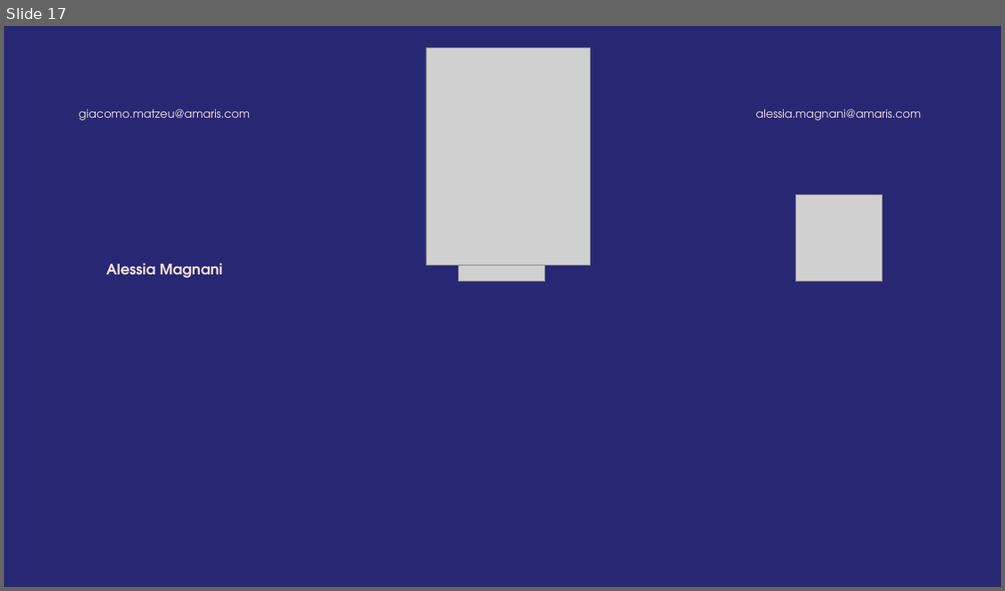
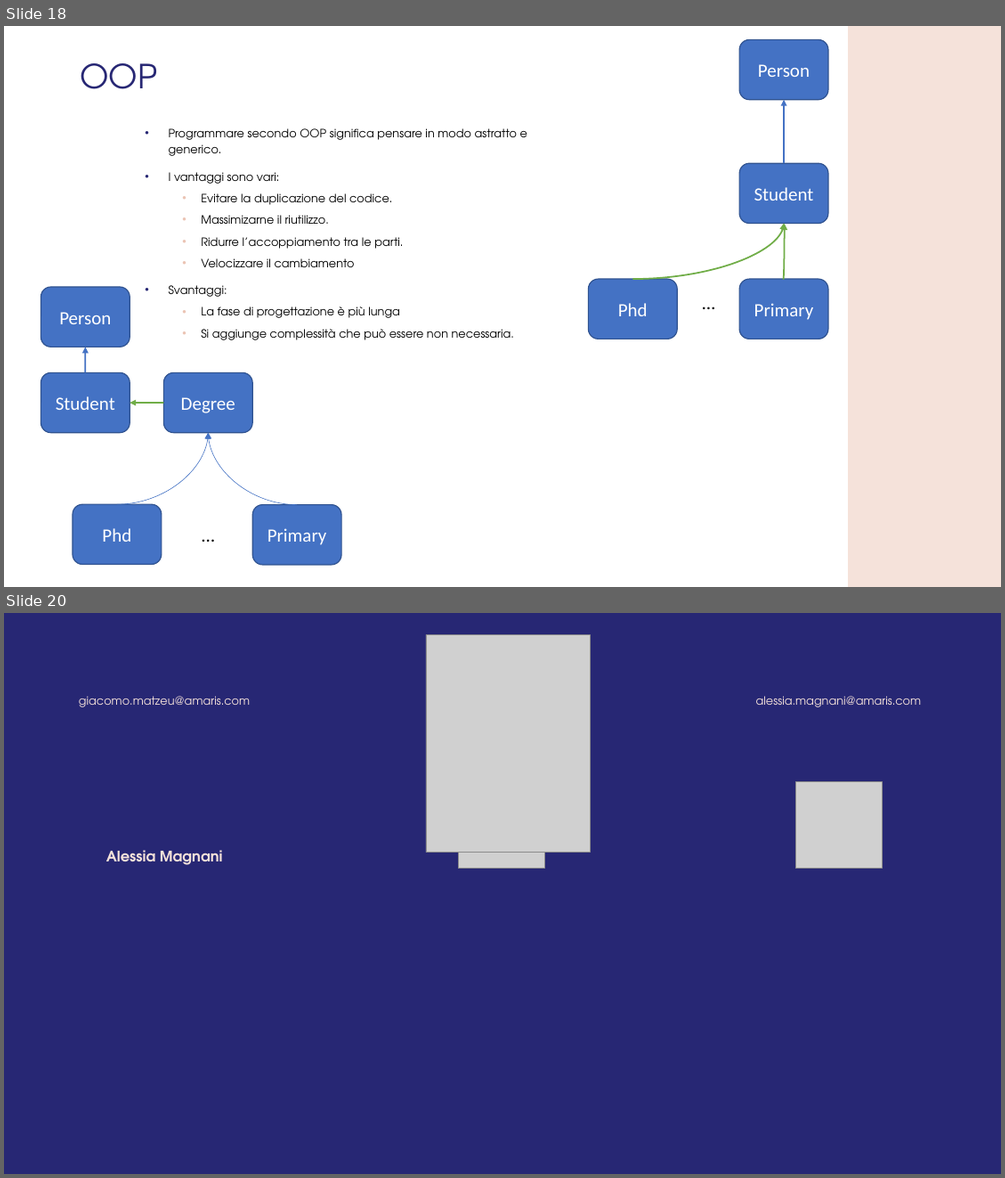
Before and after one commit to GMATZEU42/WS, a slide deck: WS03/WS_3.odp. Shown one above the other, each under a label of ours: slide 17 before the commit, slides 18 and 20 after it; the slides between them are not shown. The pictures are 1005x591 and 1005x1178 pixels, drawn with LibreOffice and Linux fonts; fonts in the diff are those of the drawing; grey boxes stand for pictures; background and template pictures are left out. Boxes give left, top, right and bottom in pixels: in the first picture for what was removed or moved away, otherwise in the second. Text is boxed around its words. In the diff, an @@ line names an element or a change of style, - is before the commit and + after.

```diff
--- a/WS03/WS_3.odp
+++ b/WS03/WS_3.odp
@@ slide 18 added at (4,26,1001,587), background #FFFFFF @@
@@ freeform shape added at (740,39,829,99), fill #4472C4, outline #2F528F 0.99 pt, 18 pt, text #FFFFFF @@
+Person
@@ freeform shape added at (848,26,1001,587), fill #F5E2DA @@
@@ title added at (80,63,157,89), 32 pt, text #272774 @@
+OOP
@@ arrow added from (784, 164) to (784, 100), #4472C4 1.5 pt @@
@@ text added at (169,128,527,340), 11 pt, text #000000 @@
+• Programmare secondo OOP significa pensare in modo astratto e generico.
+• I vantaggi sono vari:
+  • Evitare la duplicazione del codice.
+  • Massimizarne il riutilizzo.
+  • Ridurre l’accoppiamento tra le parti.
+  • Velocizzare il cambiamento
+• Svantaggi:
+  • La fase di progettazione è più lunga
+  • Si aggiunge complessità che può essere non necessaria.
@@ freeform shape added at (740,164,829,224), fill #4472C4, outline #2F528F 0.99 pt, 18 pt, text #FFFFFF @@
+Student
@@ curved arrow added from (633, 279) to (784, 224), #70AD47 1.5 pt @@
@@ curved arrow added from (783, 280) to (785, 224), #70AD47 1.5 pt @@
@@ freeform shape added at (40,287,129,346), fill #4472C4, outline #2F528F 0.99 pt, 18 pt, text #FFFFFF @@
+Person
@@ freeform shape added at (588,279,677,338), fill #4472C4, outline #2F528F 0.99 pt, 18 pt, text #FFFFFF @@
+Phd
@@ text added at (663,287,754,317), 18 pt, text #000000 @@
+…
@@ freeform shape added at (740,279,829,338), fill #4472C4, outline #2F528F 0.99 pt, 18 pt, text #FFFFFF @@
+Primary
@@ arrow added from (86, 373) to (86, 346), #4472C4 1.5 pt @@
@@ freeform shape added at (40,373,129,433), fill #4472C4, outline #2F528F 0.99 pt, 18 pt, text #FFFFFF @@
+Student
@@ freeform shape added at (164,373,253,433), fill #4472C4, outline #2F528F 0.99 pt, 18 pt, text #FFFFFF @@
+Degree
@@ arrow added from (164, 402) to (129, 402), #70AD47 1.5 pt @@
@@ curved arrow added from (117, 505) to (208, 433), #4472C4 0.51 pt @@
@@ curved arrow added from (297, 505) to (208, 433), #4472C4 0.51 pt @@
@@ freeform shape added at (73,504,162,564), fill #4472C4, outline #2F528F 0.99 pt, 18 pt, text #FFFFFF @@
+Phd
@@ freeform shape added at (252,505,341,564), fill #4472C4, outline #2F528F 0.99 pt, 18 pt, text #FFFFFF @@
+Primary
@@ text added at (162,519,254,548), 18 pt, text #000000 @@
+…
@@ what was slide 17 is now slide 20 @@
```
Also in this commit, not shown: 16 other slides added, 14 slides removed, 44 other files.
